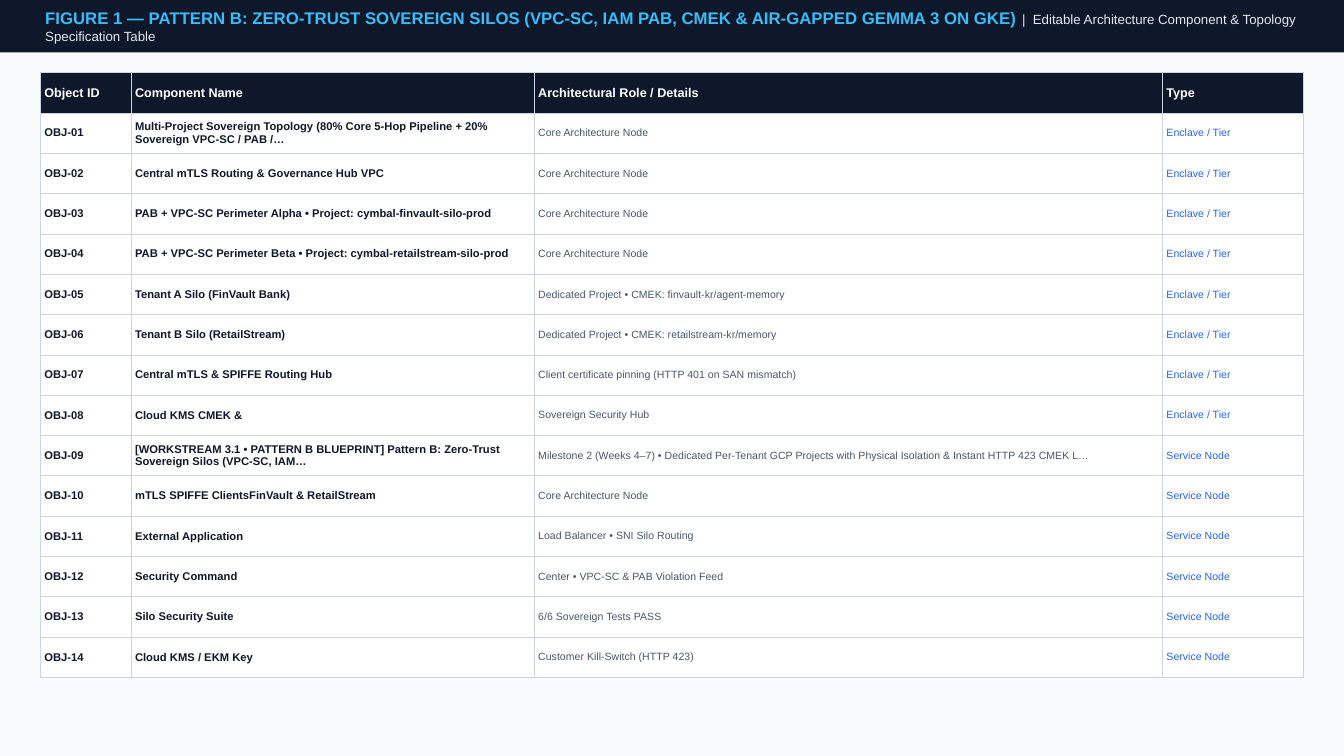
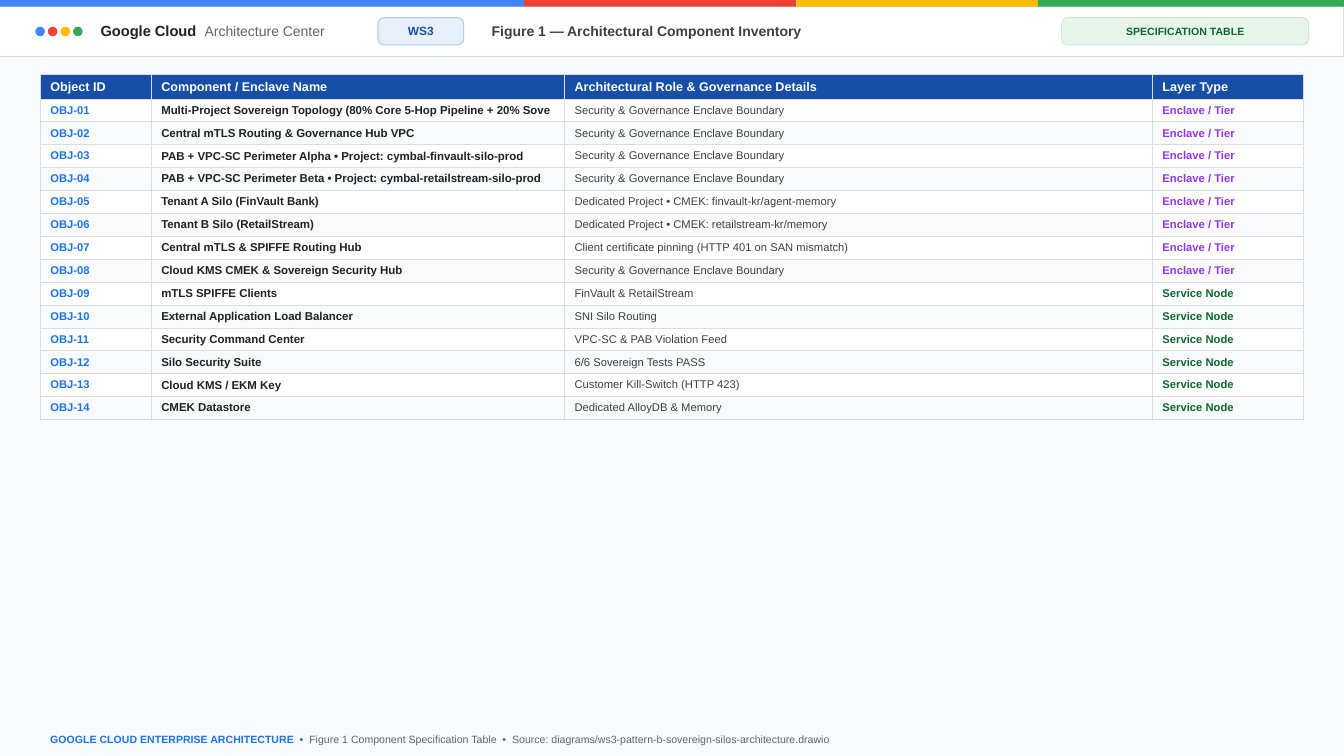
Before and after one commit to nitinaggarwal-12/blogs, a slide deck: slide 31 of slides/geap-multi-tenancy-all-workstreams-editable-slides.pptx. Drawn at 1344x756 pixels with LibreOffice and Linux fonts; fonts in the diff are those of the drawing. Boxes give left, top, right and bottom in pixels: in the first picture for what was removed or moved away, otherwise in the second. Text is boxed around its words. In the diff, an @@ line names an element or a change of style, - is before the commit and + after.

Commit message:
feat(slides+portal): add PromptCanvas Cloud Viewer & Open with Google Slides/Docs split-pill, fix Google Slides OOXML text-box shrink/insets & arrowheads, sync 6 decks + 6 blogs to Drive v3

```diff
--- a/slides/geap-multi-tenancy-all-workstreams-editable-slides.pptx
+++ b/slides/geap-multi-tenancy-all-workstreams-editable-slides.pptx
@@ rectangle: place and size @@
-rectangle at [0, 0, 1344, 52]
+rectangle at [0, 7, 1344, 56]
@@ rectangle at [0, 7, 1344, 56]: fill #0F172A to #FFFFFF; outline none to #DADCE0 0.75 pt @@
@@ rectangle added at [0, 0, 524, 7], fill #4285F4 @@
@@ ellipse added at [35, 27, 45, 37], fill #4285F4 @@
@@ text removed at [45, 12, 1296, 44] @@
-FIGURE 1 — PATTERN B: ZERO-TRUST SOVEREIGN SILOS (VPC-SC, IAM PAB, CMEK & AIR-GAPPED GEMMA 3 ON GKE) | Editable Architecture Component & Topology Specification Table
@@ ellipse added at [47, 27, 57, 37], fill #EA4335 @@
@@ ellipse added at [60, 27, 71, 37], fill #FBBC04 @@
@@ ellipse added at [73, 27, 83, 37], fill #34A853 @@
@@ text added at [101, 25, 325, 39], 10 pt, text #5F6368 @@
+Google Cloud Architecture Center
@@ rounded rectangle added at [378, 17, 464, 44], fill #E8F0FE, outline #AECBFA 0.75 pt @@
@@ text added at [408, 27, 434, 35], 8.5 pt, text #174EA6, bold @@
+WS3
@@ text added at [492, 26, 801, 39], 10 pt, text #3C4043, bold @@
+Figure 1 — Architectural Component Inventory
@@ rectangle added at [524, 0, 797, 7], fill #EA4335 @@
@@ rectangle added at [797, 0, 1038, 7], fill #FBBC04 @@
@@ rectangle added at [1038, 0, 1344, 7], fill #34A853 @@
@@ rounded rectangle added at [1062, 17, 1309, 44], fill #E6F4EA, outline #CEEAD6 0.75 pt @@
@@ text added at [1126, 27, 1244, 35], 7.5 pt, text #0D652D, bold @@
+SPECIFICATION TABLE
@@ table at [40, 75, 1304, 418] @@
-row 1: Object ID | Component Name | Architectural Role / Details | Type
+row 1: Object ID | Component / Enclave Name | Architectural Role & Governance Details | Layer Type
-row 2, column 2: Multi-Project Sovereign Topology (80% Core 5-Hop Pipeline + 20% Sovereign VPC-SC / PAB /…
+row 2, column 2: Multi-Project Sovereign Topology (80% Core 5-Hop Pipeline + 20% Sove
-row 2, column 3: Core Architecture Node
+row 2, column 3: Security & Governance Enclave Boundary
-row 3, column 3: Core Architecture Node
+row 3, column 3: Security & Governance Enclave Boundary
-row 4, column 3: Core Architecture Node
+row 4, column 3: Security & Governance Enclave Boundary
-row 5, column 3: Core Architecture Node
+row 5, column 3: Security & Governance Enclave Boundary
-row 9, column 2: Cloud KMS CMEK &
+row 9, column 2: Cloud KMS CMEK & Sovereign Security Hub
-row 9, column 3: Sovereign Security Hub
+row 9, column 3: Security & Governance Enclave Boundary
-row 10, column 2: [WORKSTREAM 3.1 • PATTERN B BLUEPRINT] Pattern B: Zero-Trust Sovereign Silos (VPC-SC, IAM…
+row 10, column 2: mTLS SPIFFE Clients
-row 10, column 3: Milestone 2 (Weeks 4–7) • Dedicated Per-Tenant GCP Projects with Physical Isolation & Instant HTTP 423 CMEK L…
+row 10, column 3: FinVault & RetailStream
-row 11, column 2: mTLS SPIFFE ClientsFinVault & RetailStream
+row 11, column 2: External Application Load Balancer
-row 11, column 3: Core Architecture Node
+row 11, column 3: SNI Silo Routing
-row 12, column 2: External Application
+row 12, column 2: Security Command Center
-row 12, column 3: Load Balancer • SNI Silo Routing
+row 12, column 3: VPC-SC & PAB Violation Feed
-row 13, column 2: Security Command
+row 13, column 2: Silo Security Suite
-row 13, column 3: Center • VPC-SC & PAB Violation Feed
+row 13, column 3: 6/6 Sovereign Tests PASS
-row 14, column 2: Silo Security Suite
+row 14, column 2: Cloud KMS / EKM Key
-row 14, column 3: 6/6 Sovereign Tests PASS
+row 14, column 3: Customer Kill-Switch (HTTP 423)
-row 15, column 2: Cloud KMS / EKM Key
+row 15, column 2: CMEK Datastore
-row 15, column 3: Customer Kill-Switch (HTTP 423)
+row 15, column 3: Dedicated AlloyDB & Memory
@@ fill #0F172A to #174EA6 in row 1 @@
@@ fill #FFFFFF to #F8FAFC in 28 cells @@
@@ text colour #0F172A to #1A73E8 in "OBJ-01", "OBJ-02", "OBJ-03", "OBJ-04" and 10 more places @@
@@ size 7.5 to 8 pt in "Enclave / Tier", "Enclave / Tier", "Enclave / Tier", "Enclave / Tier" and 13 more places @@
@@ text colour #2563EB to #9334E6 in "Enclave / Tier", "Enclave / Tier", "Enclave / Tier", "Enclave / Tier" and 4 more places @@
@@ bold on in "Enclave / Tier", "Enclave / Tier", "Enclave / Tier", "Enclave / Tier" and 10 more places @@
@@ size 8 to 8.2 pt, text colour #0F172A to #202124 in "Central mTLS Routing & Governance Hub VPC", "PAB + VPC-SC Perimeter Alpha • Project: ...", "PAB + VPC-SC Perimeter Beta • Project: ...", "Tenant A Silo (FinVault Bank)" and 2 more places @@
@@ text colour #475569 to #3C4043 in "Dedicated Project • CMEK: finvault-kr/agent-memory", "Dedicated Project • CMEK: retailstream-kr/memory", "Client certificate pinning (HTTP 401 on SAN ..." @@
@@ text colour #2563EB to #0D652D in "Service Node", "Service Node", "Service Node", "Service Node" and 2 more places @@
@@ borders changed @@
@@ text added at [50, 735, 829, 745], 7.5 pt, text #5F6368 @@
+GOOGLE CLOUD ENTERPRISE ARCHITECTURE • Figure 1 Component Specification Table • Source: diagrams/ws3-pattern-b-sovereign-silos-architecture.drawio
```
Also in this commit, not shown: 46 other slides changed, 13 slides added, 13 slides removed, 17 other files.
